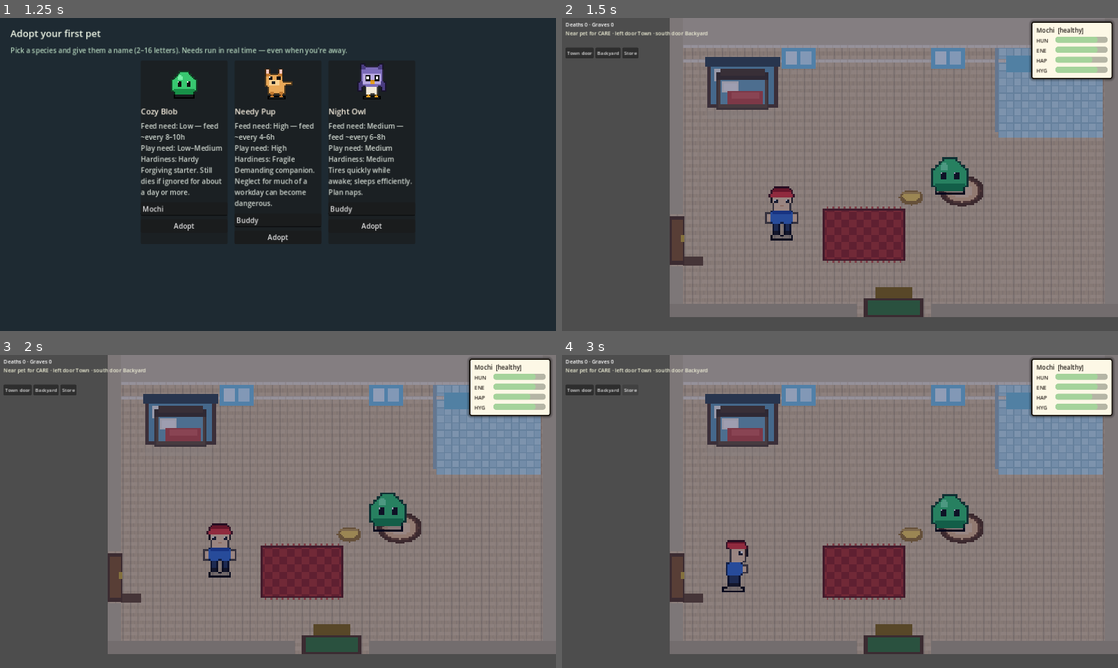
Above: before the commit, frames 1-4 (two rows, left to right).
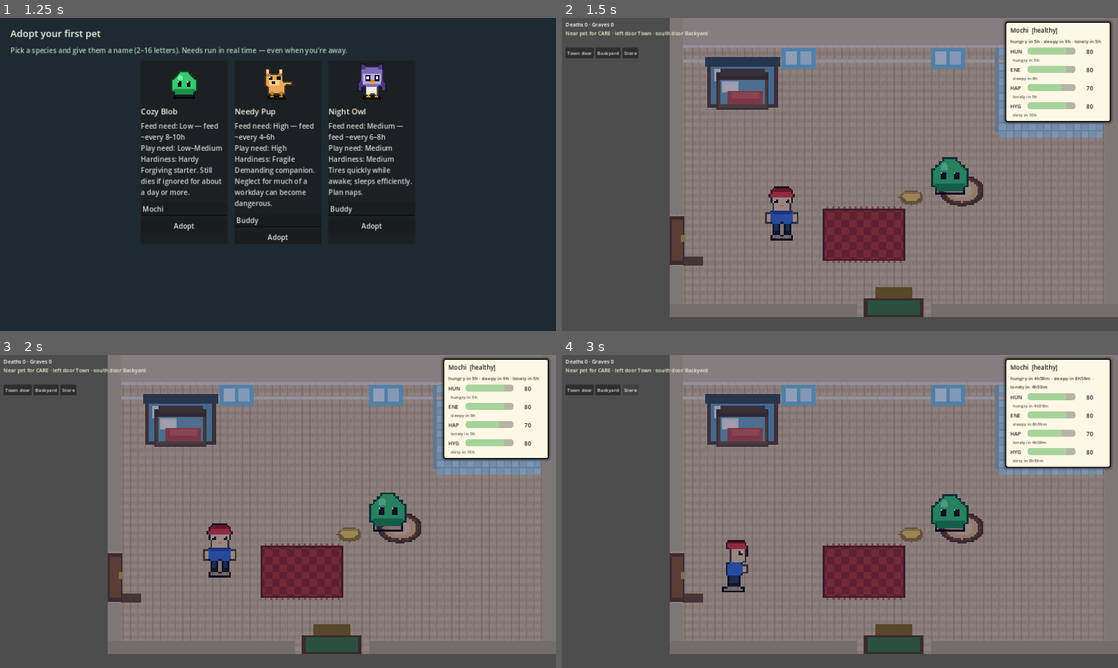
Above: after the commit, the same moments.

Repository: i-apologise/real-time-virtual-pet
Game: Godot game, scene res://scenes/main.tscn
The game is run twice, just before and just after one commit, with the same random seed, the same clock (stepped at 60 frames per second) and the same inputs.
Inputs:
- Up to frame 1 (1.25 s): click "Got it — Adopt a Pet" at 0.5 s
- Up to frame 2 (1.5 s): click "Adopt" at 1.25 s
- Up to frame 3 (2 s): no input
- Up to frame 4 (3 s): click "Town door" at 2 s; tap E (interact) at 2.75 s; hold D (move_right) from 2.78 s (still down); hold E (interact) from 2.78 s (still down)

Frame 1 is identical in both runs. In frame 2, 5.0% of the frame differs, in the area x 79-100%, y 0-34%; in frame 3, 5.0%; in frame 4, 5.6%, in the area x 79-100%, y 0-37%.

Commit message:
feat: need numbers, ETAs (hungry/sleepy), clear feed feedback
Show numeric need values and time-until-needy/sleepy estimates from species
decay rates (NeedsForecast). Feed toast reports real before→after hunger and
applied delta after clamp. Bars flash green when a need rises so feeding is
obvious even when nearly full. Documents why “meter didn’t move” (80→100
clamp + 10m cooldown).

Diff:
--- a/scenes/habitat/habitat.gd
+++ b/scenes/habitat/habitat.gd
@@ -5,6 +5,7 @@
 const AnimatedActorScr = preload("res://src/gameplay/animated_actor.gd")
 const CareDirectorScr = preload("res://src/gameplay/care_director.gd")
 const MoodStateMachineScr = preload("res://src/sim/mood_state_machine.gd")
+const NeedsForecastScr = preload("res://src/sim/needs_forecast.gd")
 
 const NEAR_PET_DIST := 56.0
 const LAYER_WORLD := 1
@@ -32,7 +33,12 @@
 # Top-right needs panel (progress bars — never over the pet)
 var _stats_panel: PanelContainer
 var _stat_bars: Dictionary = {}  # name -> ProgressBar
+var _stat_value_labs: Dictionary = {}  # name -> Label "72"
+var _stat_eta_labs: Dictionary = {}  # name -> Label "hungry in 3h"
 var _stat_title: Label
+var _stat_forecast: Label
+var _prev_stats: Dictionary = {}  # for flash on change
+var _flash_t: Dictionary = {}  # name -> remaining flash sec
 
 # Pokemon-style vertical care menu (bottom-left)
 var _care_panel: PanelContainer
@@ -413,36 +419,68 @@
 	_toast.add_theme_color_override("font_color", Color(1.0, 0.95, 0.45))
 	layer.add_child(_toast)
 
-	# --- Top-right: needs progress bars (never over the pet) ---
+	# --- Top-right: needs bars + numbers + ETAs (never over the pet) ---
 	_stats_panel = PanelContainer.new()
 	_stats_panel.visible = false
 	_stats_panel.add_theme_stylebox_override("panel", _style_panel_light())
 	_stats_panel.position = Vector2(1000, 8)
 	layer.add_child(_stats_panel)
 	var stats_v := VBoxContainer.new()
-	stats_v.add_theme_constant_override("separation", 4)
+	stats_v.add_theme_constant_override("separation", 6)
 	_stats_panel.add_child(stats_v)
 	_stat_title = Label.new()
 	_stat_title.text = "Pet"
 	_stat_title.add_theme_font_size_override("font_size", 14)
 	_stat_title.add_theme_color_override("font_color", Color(0.12, 0.10, 0.08))
 	stats_v.add_child(_stat_title)
+	_stat_forecast = Label.new()
+	_stat_forecast.text = ""
+	_stat_forecast.autowrap_mode = TextServer.AUTOWRAP_WORD_SMART
+	_stat_forecast.custom_minimum_size = Vector2(220, 0)
+	_stat_forecast.add_theme_font_size_override("font_size", 11)
+	_stat_forecast.add_theme_color_override("font_color", Color(0.25, 0.22, 0.18))
+	stats_v.add_child(_stat_forecast)
 	_stat_bars.clear()
+	_stat_value_labs.clear()
+	_stat_eta_labs.clear()
+	var eta_hints := {
+		"hunger": "hungry",
+		"energy": "sleepy",
+		"happiness": "lonely",
+		"hygiene": "dirty",
+	}
 	for stat in ["hunger", "energy", "happiness", "hygiene"]:
+		var block := VBoxContainer.new()
+		block.add_theme_constant_override("separation", 1)
+		stats_v.add_child(block)
 		var row := HBoxContainer.new()
-		stats_v.add_child(row)
+		block.add_child(row)
 		var lab := Label.new()
 		lab.text = stat.substr(0, 3).to_upper()
-		lab.custom_minimum_size = Vector2(40, 0)
+		lab.custom_minimum_size = Vector2(36, 0)
 		lab.add_theme_font_size_override("font_size", 12)
 		lab.add_theme_color_override("font_color", Color(0.15, 0.12, 0.10))
 		row.add_child(lab)
 		var bar := ProgressBar.new()
-		bar.custom_minimum_size = Vector2(120, 14)
+		bar.custom_minimum_size = Vector2(110, 16)
 		bar.max_value = 100.0
 		bar.show_percentage = false
 		row.add_child(bar)
 		_stat_bars[stat] = bar
+		var val := Label.new()
+		val.text = "80"
+		val.custom_minimum_size = Vector2(36, 0)
+		val.horizontal_alignment = HORIZONTAL_ALIGNMENT_RIGHT
+		val.add_theme_font_size_override("font_size", 13)
+		val.add_theme_color_override("font_color", Color(0.10, 0.10, 0.12))
+		row.add_child(val)
+		_stat_value_labs[stat] = val
+		var eta := Label.new()
+		eta.text = "  %s in —" % eta_hints[stat]
+		eta.add_theme_font_size_override("font_size", 10)
+		eta.add_theme_color_override("font_color", Color(0.35, 0.32, 0.28))
+		block.add_child(eta)
+		_stat_eta_labs[stat] = eta
 
 	call_deferred("_place_stats_panel")
 
@@ -605,11 +643,11 @@
 
 
 func _place_stats_panel() -> void:
-	# Top-right of viewport
+	# Top-right of viewport (wider for numbers + ETAs)
 	if _stats_panel == null:
 		return
 	var vp := get_viewport().get_visible_rect().size
-	_stats_panel.position = Vector2(vp.x - 200, 8)
+	_stats_panel.position = Vector2(vp.x - 260, 8)
 
 
 func _panel(text: String) -> PanelContainer:
@@ -708,6 +746,7 @@
 
 func _process(delta: float) -> void:
 	_zzz_t += delta
+	_tick_stat_flashes(delta)
 	_update_near_pet_ui()
 	_update_zzz()
 	_place_stats_panel()
@@ -813,18 +852,7 @@
 	if _stats_panel:
 		_stats_panel.visible = show_stats
 	if show_stats and PetController.active_pet:
-		var p = PetController.active_pet
-		var cond := _condition_from_pet(p)
-		if cond == "sleeping":
-			_stat_title.text = "%s  [Zzz sleeping]" % p.name
-		else:
-			_stat_title.text = "%s  [%s]" % [p.name, cond]
-		_stat_bars["hunger"].value = p.hunger
-		_stat_bars["energy"].value = p.energy
-		_stat_bars["happiness"].value = p.happiness
-		_stat_bars["hygiene"].value = p.hygiene
-		for k in _stat_bars:
-			_stat_bars[k].modulate = _bar_color(float(_stat_bars[k].value))
+		_refresh_need_meters(PetController.active_pet)
 
 	# Don't overwrite door hints while standing on a door
 	if _at_door(DOOR_TOWN) or _at_door(DOOR_YARD):
@@ -840,6 +868,71 @@
 		_hint.text = "Pet passed — south door to backyard · hold E at plot to dig"
 	else:
 		_hint.text = "Near pet for CARE · left door Town · south door Backyard"
+
+
+func _refresh_need_meters(p) -> void:
+	var cond := _condition_from_pet(p)
+	if cond == "sleeping":
+		_stat_title.text = "%s  [Zzz sleeping]" % p.name
+	else:
+		_stat_title.text = "%s  [%s]" % [p.name, cond]
+
+	var values := {
+		"hunger": float(p.hunger),
+		"energy": float(p.energy),
+		"happiness": float(p.happiness),
+		"hygiene": float(p.hygiene),
+	}
+	for k in values:
+		var v: float = values[k]
+		var prev: float = float(_prev_stats.get(k, v))
+		if absf(v - prev) > 0.4:
+			# Flash bar when care (or decay) changes a need
+			_flash_t[k] = 0.85
+		_prev_stats[k] = v
+		if _stat_bars.has(k):
+			_stat_bars[k].value = v
+			var flash_left: float = float(_flash_t.get(k, 0.0))
+			if flash_left > 0.0 and v > prev:
+				_stat_bars[k].modulate = Color(0.45, 1.0, 0.55)  # green pop up
+			elif flash_left > 0.0 and v < prev:
+				_stat_bars[k].modulate = Color(1.0, 0.75, 0.4)
+			else:
+				_stat_bars[k].modulate = _bar_color(v)
+		if _stat_value_labs.has(k):
+			(_stat_value_labs[k] as Label).text = "%d" % int(round(v))
+
+	# ETAs from species decay rates
+	var fc: Dictionary = NeedsForecastScr.forecast(p)
+	if _stat_forecast:
+		_stat_forecast.text = str(fc.get("summary", ""))
+	if _stat_eta_labs.has("hunger"):
+		var hn: float = float(fc.get("hunger_to_needy_sec", -1.0))
+		(_stat_eta_labs["hunger"] as Label).text = "  hungry in %s" % NeedsForecastScr.format_eta(hn)
+		(_stat_eta_labs["hunger"] as Label).modulate = (
+			Color(1, 0.4, 0.35) if hn >= 0.0 and hn < 3600.0 else Color.WHITE
+		)
+	if _stat_eta_labs.has("energy"):
+		if bool(fc.get("sleeping", false)):
+			var full_in: float = float(fc.get("energy_full_in_sec", -1.0))
+			(_stat_eta_labs["energy"] as Label).text = "  full energy in %s" % NeedsForecastScr.format_eta(full_in)
+		else:
+			var es: float = float(fc.get("energy_to_sleepy_sec", -1.0))
+			(_stat_eta_labs["energy"] as Label).text = "  sleepy in %s" % NeedsForecastScr.format_eta(es)
+			(_stat_eta_labs["energy"] as Label).modulate = (
+				Color(1, 0.55, 0.3) if es >= 0.0 and es < 3600.0 else Color.WHITE
+			)
+	if _stat_eta_labs.has("happiness"):
+		var hp: float = float(fc.get("happiness_to_needy_sec", -1.0))
+		(_stat_eta_labs["happiness"] as Label).text = "  lonely in %s" % NeedsForecastScr.format_eta(hp)
+	if _stat_eta_labs.has("hygiene"):
+		var hy: float = float(fc.get("hygiene_to_needy_sec", -1.0))
+		(_stat_eta_labs["hygiene"] as Label).text = "  dirty in %s" % NeedsForecastScr.format_eta(hy)
+
+
+func _tick_stat_flashes(delta: float) -> void:
+	for k in _flash_t.keys():
+		_flash_t[k] = maxf(0.0, float(_flash_t[k]) - delta)
 
 
 func _bar_color(v: float) -> Color:
--- a/src/gameplay/care_director.gd
+++ b/src/gameplay/care_director.gd
@@ -290,13 +290,7 @@
 	var result: Dictionary = PetController.request_care(action)
 	_sync_pet_mood()
 	if result.get("ok", false):
-		match String(action):
-			"sleep":
-				toast.emit("Zzz… good night!")
-			"wake":
-				toast.emit("Wakey wakey!")
-			_:
-				toast.emit("%s done!" % str(action).capitalize())
+		toast.emit(_success_toast(action, result))
 	else:
 		var reason := str(result.get("reason", ""))
 		var msg := str(result.get("message", ""))
@@ -319,6 +313,42 @@
 	choreography_finished.emit(action, result)
 
 
+func _success_toast(action: StringName, result: Dictionary) -> String:
+	var deltas: Dictionary = result.get("deltas", {}) as Dictionary
+	match String(action):
+		"sleep":
+			return "Zzz… good night!"
+		"wake":
+			return "Wakey wakey!"
+		"feed":
+			if PetController.active_pet:
+				var now_h: float = float(deltas.get("hunger_after", PetController.active_pet.hunger))
+				var applied: float = float(deltas.get("hunger", 0.0))
+				if applied < 0.5 and now_h >= 99.0:
+					return "Fed! Already full — Hunger 100/100"
+				return "Fed! Hunger %d → %d  (+%d)" % [
+					int(round(float(deltas.get("hunger_before", now_h - applied)))),
+					int(round(now_h)),
+					int(round(applied)),
+				]
+			return "Fed!"
+		"clean":
+			return "Clean! Hygiene now %.0f/100" % (
+				PetController.active_pet.hygiene if PetController.active_pet else 0.0
+			)
+		"walk":
+			return "Walk done! Happy %.0f · energy %.0f" % [
+				PetController.active_pet.happiness if PetController.active_pet else 0.0,
+				PetController.active_pet.energy if PetController.active_pet else 0.0,
+			]
+		"play":
+			return "Play done! Happy %.0f/100" % (
+				PetController.active_pet.happiness if PetController.active_pet else 0.0
+			)
+		_:
+			return "%s done!" % str(action).capitalize()
+
+
 func _action_to_anim(action: StringName) -> StringName:
 	match String(action):
 		"feed":
--- a/src/sim/care_actions.gd
+++ b/src/sim/care_actions.gd
@@ -49,9 +49,17 @@
 	pet.hygiene += hygiene_delta
 	pet.happiness += happiness_delta
 	_finish_care(pet, "feed", now)
+	# Report actual applied delta after clamp (UI shows real meter change)
+	var applied_h: float = pet.hunger - hunger_was
 	return _ok(
 		&"feed",
-		{"hunger": hunger_delta, "hygiene": hygiene_delta, "happiness": happiness_delta}
+		{
+			"hunger": applied_h,
+			"hygiene": hygiene_delta,
+			"happiness": happiness_delta,
+			"hunger_before": hunger_was,
+			"hunger_after": pet.hunger,
+		}
 	)
 
 
--- /dev/null
+++ b/src/sim/needs_forecast.gd
@@ -0,0 +1,112 @@
+class_name NeedsForecast
+extends RefCounted
+## Pure helpers: time-until need thresholds from current stats + species decay rates.
+
+
+static func forecast(pet: PetModel) -> Dictionary:
+	## Returns seconds until key thresholds (0 = already there, -1 = not applicable / infinite).
+	var empty := {
+		"hunger_to_needy_sec": -1.0,
+		"hunger_to_critical_sec": -1.0,
+		"hunger_to_zero_sec": -1.0,
+		"energy_to_needy_sec": -1.0,
+		"energy_to_critical_sec": -1.0,
+		"energy_to_sleepy_sec": -1.0,
+		"happiness_to_needy_sec": -1.0,
+		"hygiene_to_needy_sec": -1.0,
+		"sleeping": false,
+		"summary": "",
+	}
+	if pet == null or pet.life_state == LifeState.DEAD:
+		return empty
+
+	var cfg: Dictionary = SpeciesCatalog.rates_for(pet.species_id)
+	if cfg.is_empty():
+		cfg = SpeciesCatalog.rates_for(&"blob")
+
+	var sleeping: bool = pet.is_sleeping()
+	var h_rate: float = float(cfg.get("hunger_decay_per_hour", 8.0))
+	var e_rate: float = float(cfg.get("energy_decay_per_hour", 5.0))
+	var happy_rate: float = float(cfg.get("happiness_decay_per_hour", 6.0))
+	var hyg_rate: float = float(cfg.get("hygiene_decay_per_hour", 4.0))
+	var sleep_regen: float = float(
+		cfg.get("energy_sleep_regen_per_hour", SimConfig.ENERGY_SLEEP_REGEN_PER_HOUR)
+	)
+
+	# While sleeping, hunger/happiness/hygiene still decay (slower for some); energy rises.
+	if sleeping:
+		h_rate *= SimConfig.SLEEP_HUNGER_MULT
+		happy_rate *= SimConfig.SLEEP_HAPPINESS_MULT
+		e_rate = 0.0  # not decaying; regenerating
+
+	var out := {
+		"hunger_to_needy_sec": _sec_until_below(pet.hunger, h_rate, SimConfig.NEEDY_THRESHOLD),
+		"hunger_to_critical_sec": _sec_until_below(pet.hunger, h_rate, SimConfig.CRITICAL_THRESHOLD),
+		"hunger_to_zero_sec": _sec_until_below(pet.hunger, h_rate, 0.0),
+		"energy_to_needy_sec": _sec_until_below(pet.energy, e_rate, SimConfig.NEEDY_THRESHOLD),
+		"energy_to_critical_sec": _sec_until_below(pet.energy, e_rate, SimConfig.CRITICAL_THRESHOLD),
+		# "Sleepy" when energy would hit 35 (recommend nap before needy)
+		"energy_to_sleepy_sec": _sec_until_below(pet.energy, e_rate, 35.0),
+		"happiness_to_needy_sec": _sec_until_below(pet.happiness, happy_rate, SimConfig.NEEDY_THRESHOLD),
+		"hygiene_to_needy_sec": _sec_until_below(pet.hygiene, hyg_rate, SimConfig.NEEDY_THRESHOLD),
+		"sleeping": sleeping,
+		"energy_full_in_sec": -1.0,
+	}
+
+	if sleeping and sleep_regen > 0.0:
+		# time until energy full / auto-wake threshold
+		var target: float = minf(SimConfig.STAT_MAX, SimConfig.AUTO_WAKE_ENERGY)
+		if pet.energy >= target:
+			out["energy_full_in_sec"] = 0.0
+		else:
+			out["energy_full_in_sec"] = ((target - pet.energy) / sleep_regen) * 3600.0
+
+	out["summary"] = _summary_line(out, pet)
+	return out
+
+
+static func _sec_until_below(current: float, decay_per_hour: float, threshold: float) -> float:
+	if decay_per_hour <= 0.001:
+		return -1.0
+	if current <= threshold:
+		return 0.0
+	return ((current - threshold) / decay_per_hour) * 3600.0
+
+
+static func format_eta(sec: float) -> String:
+	if sec < 0.0:
+		return "—"
+	if sec <= 0.0:
+		return "now"
+	if sec < 60.0:
+		return "<1m"
+	if sec < 3600.0:
+		return "%dm" % int(ceil(sec / 60.0))
+	var h := int(sec / 3600.0)
+	var m := int(fmod(sec, 3600.0) / 60.0)
+	if h >= 48:
+		return "%dd" % int(ceil(sec / 86400.0))
+	if m <= 0:
+		return "%dh" % h
+	return "%dh%02dm" % [h, m]
+
+
+static func _summary_line(fc: Dictionary, pet: PetModel) -> String:
+	if bool(fc.get("sleeping", false)):
+		var wake_in: float = float(fc.get("energy_full_in_sec", -1.0))
+		if wake_in >= 0.0:
+			return "Zzz · full energy in %s" % format_eta(wake_in)
+		return "Zzz · sleeping"
+	var parts: Array[String] = []
+	var hn: float = float(fc.get("hunger_to_needy_sec", -1.0))
+	var es: float = float(fc.get("energy_to_sleepy_sec", -1.0))
+	var hp: float = float(fc.get("happiness_to_needy_sec", -1.0))
+	if hn >= 0.0:
+		parts.append("hungry in %s" % format_eta(hn))
+	if es >= 0.0:
+		parts.append("sleepy in %s" % format_eta(es))
+	if hp >= 0.0 and hp < 6.0 * 3600.0:
+		parts.append("lonely in %s" % format_eta(hp))
+	if parts.is_empty():
+		return "%s is content" % pet.name
+	return " · ".join(parts)
--- a/tests/run_tests.gd
+++ b/tests/run_tests.gd
@@ -15,6 +15,7 @@
 	"res://tests/test_scenes_load.gd",
 	"res://tests/test_debug_clock.gd",
 	"res://tests/test_sprite_gameplay.gd",
+	"res://tests/test_needs_forecast.gd",
 ]
 
 
--- /dev/null
+++ b/tests/test_needs_forecast.gd
@@ -0,0 +1,26 @@
+extends RefCounted
+
+
+func run() -> Dictionary:
+	var Forecast = load("res://src/sim/needs_forecast.gd")
+	var Pet = load("res://src/sim/pet_model.gd")
+	var pet = Pet.create_from_species(&"blob", "Eta", 1_700_000_000.0, 0)
+	pet.hunger = 80.0
+	pet.energy = 80.0
+	pet.happiness = 70.0
+	pet.hygiene = 80.0
+	var fc: Dictionary = Forecast.forecast(pet)
+	var hn: float = float(fc.get("hunger_to_needy_sec", -1.0))
+	# blob 8/h hunger: (80-40)/8 = 5h = 18000s
+	if absf(hn - 18000.0) > 1.0:
+		return {"ok": false, "message": "hunger_to_needy expected ~18000 got %s" % hn}
+	var s: String = Forecast.format_eta(hn)
+	if not ("5h" in s):
+		return {"ok": false, "message": "format_eta expected 5h got %s" % s}
+	if str(fc.get("summary", "")) == "":
+		return {"ok": false, "message": "summary empty"}
+	pet.hunger = 30.0
+	fc = Forecast.forecast(pet)
+	if float(fc.get("hunger_to_needy_sec", -1.0)) != 0.0:
+		return {"ok": false, "message": "already needy should be 0"}
+	return {"ok": true, "message": "needs forecast ETA OK"}
--- /dev/null
+++ b/tools/shot_meters.gd
@@ -0,0 +1,29 @@
+extends SceneTree
+func _initialize() -> void:
+	call_deferred("_run")
+func _run() -> void:
+	for i in 6: await process_frame
+	var pc = root.get_node("PetController")
+	var router = root.get_node("SceneRouter")
+	# Force a living pet for screenshots
+	if pc.active_pet == null or str(pc.active_pet.life_state) == "DEAD":
+		pc.active_pet = null
+		pc.debug_adopt_blob("Mochi")
+	pc.active_pet.clear_sleep()
+	pc.active_pet.hunger = 55.0
+	pc.active_pet.energy = 70.0
+	pc.active_pet.happiness = 65.0
+	pc.active_pet.hygiene = 75.0
+	pc.active_pet.life_state = &"HEALTHY"
+	pc.publish()
+	router.go("habitat", "from_town")
+	for i in 20: await process_frame
+	var img = root.get_viewport().get_texture().get_image()
+	DirAccess.make_dir_recursive_absolute(ProjectSettings.globalize_path("user://playtest_nav"))
+	img.save_png("user://playtest_nav/meters.png")
+	var r = pc.request_care(&"feed")
+	print("feed result ", r, " hunger=", pc.active_pet.hunger)
+	for i in 12: await process_frame
+	img = root.get_viewport().get_texture().get_image()
+	img.save_png("user://playtest_nav/meters_after_feed.png")
+	quit(0)
Binary file added: docs/pr-screenshots/pr19-after-feed.png
Binary file added: docs/pr-screenshots/pr19-need-meters-eta.png
Not shown, changed: docs/UX-POLISH-CHECKLIST.md
